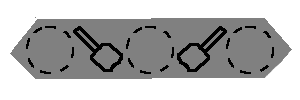
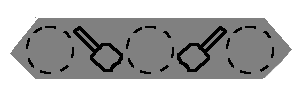
Comparing the layer stacks of the two (300, 100) images. Changes:
painted on "Pasted Layer" over box(38, 18, 263, 79)
